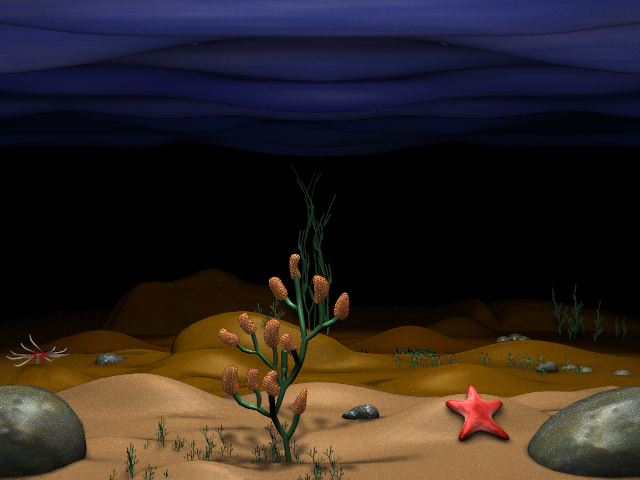
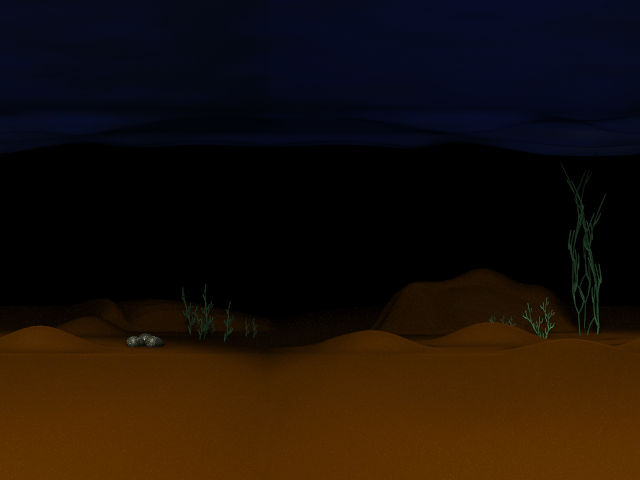
Revision of a layered (640, 480) image; what changed, layer by layer:
hid "Colors Layer 1", painted on it over (x1=0, y1=0, x2=640, y2=480)
hid "Colors Layer 2", painted on it over (x1=0, y1=0, x2=640, y2=480)
painted on "Colors Layer 3" over (x1=0, y1=0, x2=640, y2=480)
hid "Mask Layer 1", painted on it over (x1=0, y1=0, x2=640, y2=480)
hid "Mask Layer 2", painted on it over (x1=0, y1=0, x2=640, y2=480)
hid "Mask Layer 3", painted on it over (x1=0, y1=0, x2=640, y2=480)
